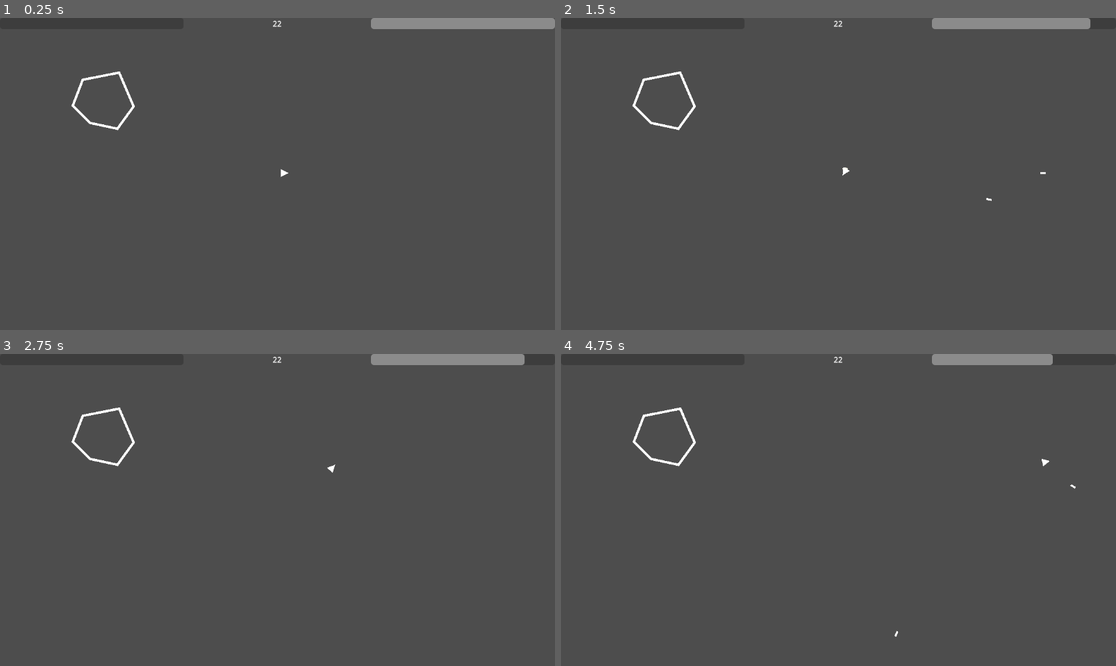
Above: before the commit, frames 1-4 (two rows, left to right).
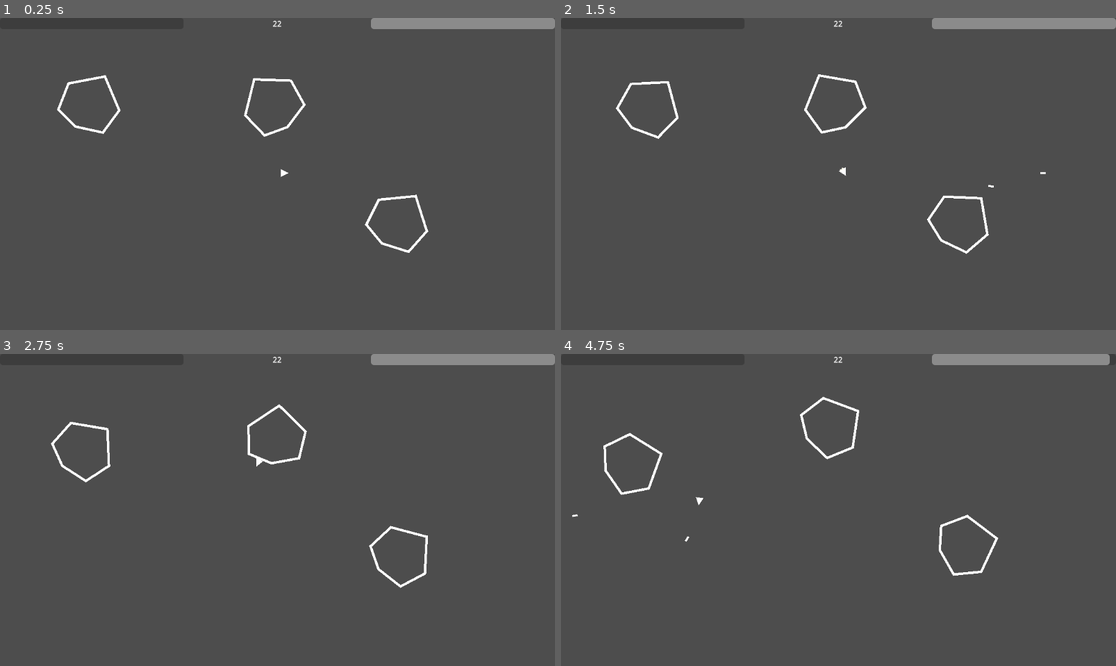
Above: after the commit, the same moments.

Repository: SerJolion/Asteroids
Game: Godot game, scene res://Scenes/main_scene.tscn
Same seed, same stepped clock (60 frames per second), same inputs: the game is played once before the commit and once after it. The project has no main scene, so this scene is started directly.
Inputs:
- Up to frame 1 (0.25 s): no input
- Up to frame 2 (1.5 s): tap Enter (ui_accept) at 0.5, 0.77 s; hold Right (ui_right) 0.53-1.28 s; hold Down (ui_down) from 1.28 s (still down)
- Up to frame 3 (2.75 s): tap Enter (ui_accept) at 1.52 s; release Down (ui_down) at 2.03 s; hold Right (ui_right) from 2.03 s (still down)
- Up to frame 4 (4.75 s): release Right (ui_right) at 2.78 s; hold Up (ui_up) 2.78-3.53 s; tap Enter (ui_accept) at 3.02, 3.77, 4.52 s; hold Left (ui_left) from 3.53 s (still down)

The runs differ from the first frame. In frame 1, 1.1% of the frame differs, in the area x 10-78%, y 17-76%; in frame 2, 1.4%; in frame 3, 1.4%; in frame 4, 1.6%, in the area x 2-99%, y 0-91%.

Commit message:
Доделал астероиды
Довел до ума астероиды. Теперь они работаю. еще немного игрался с параметрами физики игрока.

Diff:
--- a/Objects/AsteroidLarge.tscn
+++ b/Objects/AsteroidLarge.tscn
@@ -3,13 +3,22 @@
 [ext_resource type="Script" path="res://Scripts/AsteroidLogic.gd" id="1_qljo3"]
 
 [node name="AsteroidLarge" type="RigidBody2D"]
-mass = 100.0
+mass = 10.0
+inertia = 10.0
 gravity_scale = 0.0
 script = ExtResource("1_qljo3")
+Speed = 50.0
+RotationSpeed = 2.0
+SpawnObjects = true
+SpawnPositionOffset = 75
+SpawnObjectsCount = 3
+SpawnObjectScenePath = "res://Objects/AsteroidMedium.tscn"
 
 [node name="Colider" type="Line2D" parent="."]
+position = Vector2(-24, 19)
 points = PackedVector2Array(-38, -35, 26, -80, 82, -28, 70, 28, 13, 40, -34, 22, -37, -37)
 width = 5.0
 
 [node name="Visual" type="CollisionPolygon2D" parent="."]
+position = Vector2(-24, 19)
 polygon = PackedVector2Array(-39, -37, 26, -83, 85, -29, 72, 30, 14, 43, -36, 25)
--- a/Objects/AsteroidMedium.tscn
+++ b/Objects/AsteroidMedium.tscn
@@ -3,15 +3,19 @@
 [ext_resource type="Script" path="res://Scripts/AsteroidLogic.gd" id="1_1y7sm"]
 
 [node name="AsteroidMedium" type="RigidBody2D"]
-mass = 50.0
+mass = 5.0
+inertia = 5.0
 gravity_scale = 0.0
 script = ExtResource("1_1y7sm")
-Speed = 400.0
+Speed = 50.0
+RotationSpeed = 2.0
 Health = 50.0
 
 [node name="Colider" type="Line2D" parent="."]
-points = PackedVector2Array(-19, -12, 4, -28, 23, -23, 35, 0, 10, 21, 0, -3, -20, -14)
+position = Vector2(-9, 10)
+points = PackedVector2Array(-19, -12, 4, -28, 23, -23, 35, 0, 16, 13, 0, -3, -20, -14)
 width = 5.0
 
 [node name="Visual" type="CollisionPolygon2D" parent="."]
-polygon = PackedVector2Array(-22, -13, 4, -31, 25, -25, 38, 1, 9, 25, -2, -1)
+position = Vector2(-9, 10)
+polygon = PackedVector2Array(-22, -13, 4, -31, 25, -25, 38, 1, 15, 16, -2, -1)
--- a/Objects/player.tscn
+++ b/Objects/player.tscn
@@ -3,7 +3,8 @@
 [ext_resource type="Script" path="res://Scripts/PlayerLogic.gd" id="1_kt0p5"]
 
 [sub_resource type="PhysicsMaterial" id="PhysicsMaterial_un3k1"]
-friction = 0.0
+friction = 0.5
+rough = true
 bounce = 0.1
 
 [sub_resource type="Gradient" id="Gradient_mmr0o"]
@@ -36,7 +37,7 @@
 color_ramp = SubResource("GradientTexture1D_gk5bi")
 
 [node name="Player" type="RigidBody2D"]
-inertia = 0.5
+inertia = 1.0
 physics_material_override = SubResource("PhysicsMaterial_un3k1")
 gravity_scale = 0.0
 script = ExtResource("1_kt0p5")
--- a/Scenes/main_scene.tscn
+++ b/Scenes/main_scene.tscn
@@ -14,6 +14,12 @@
 [node name="AsteroidLarge" parent="World" instance=ExtResource("2_nbj44")]
 position = Vector2(191, 176)
 
+[node name="AsteroidLarge2" parent="World" instance=ExtResource("2_nbj44")]
+position = Vector2(566, 175)
+
+[node name="AsteroidLarge3" parent="World" instance=ExtResource("2_nbj44")]
+position = Vector2(831, 422)
+
 [node name="PlayerStartPosition" type="Marker2D" parent="World"]
 position = Vector2(589, 322)
 
--- a/Scripts/AsteroidLogic.gd
+++ b/Scripts/AsteroidLogic.gd
@@ -2,19 +2,33 @@
 
 @onready var AsteroidMediumScene:PackedScene = load("res://Objects/AsteroidMedium.tscn")
 
-@export var Speed:float = 200
+@export var Speed:float = 200.0
+@export var RotationSpeed:float = 150.0
 @export var Health:float = 100.0: set=SetHealth
 @export var SpawnObjects:bool = false
+@export var SpawnPositionOffset:int = 50
+@export var SpawnObjectsCount:int = 1
+@export_file('*.tscn') var SpawnObjectScenePath
+
+var Direction:Vector2
 
 # Called when the node enters the scene tree for the first time.
 func _ready():
 	rotation = randf_range(0,360)
+	Direction = Vector2(1,0).rotated(randf()*2.0*PI)
+	constant_torque = RotationSpeed
+	constant_force = Direction * Speed
 
 func _physics_process(delta):
-	apply_central_force(transform.x.normalized()*Speed*delta)
+	pass
+	#apply_central_force(Direction.normalized()*Speed*delta)
+	#apply_torque(RotationSpeed*delta)
 
 func AddDamage(DamageValue:float)->void:
 	SetHealth(Health-DamageValue)
+
+func SetDirection(value:Vector2)->void:
+	Direction = value
 
 func SetHealth(value:float)->void:
 	Health = value
@@ -23,8 +37,10 @@
 
 func Destroy():
 	if SpawnObjects:
-		for i in 3:
-			var AsteroidMedium:RigidBody2D = AsteroidMediumScene.instantiate()
-			get_parent().add_child(AsteroidMedium)
-			AsteroidMedium.translate(position)
+		var SpawObjectScene:PackedScene = load(SpawnObjectScenePath)
+		for i in SpawnObjectsCount:
+			var NewSpawnObject:Node2D = SpawObjectScene.instantiate()
+			get_parent().add_child(NewSpawnObject)
+			var Position:Vector2 = position + Vector2(randi_range(-SpawnPositionOffset,SpawnPositionOffset), randi_range(-SpawnPositionOffset,SpawnPositionOffset))
+			NewSpawnObject.translate(Position)
 	queue_free()
--- a/Scripts/PlayerLogic.gd
+++ b/Scripts/PlayerLogic.gd
@@ -16,7 +16,7 @@
 @export var MaxHealth:float = 100.0
 @export var MaxEnergy:float = 100.0
 @export var ContactDamage:float = 50.0
-@export var EnergyRestoreSpeed:float = 0.1
+@export var EnergyRestoreSpeed:float = 0.5
 @export var ShootEnergyCost: float = 10.0
 
 var Health:float = 1 : set = SetHealth
